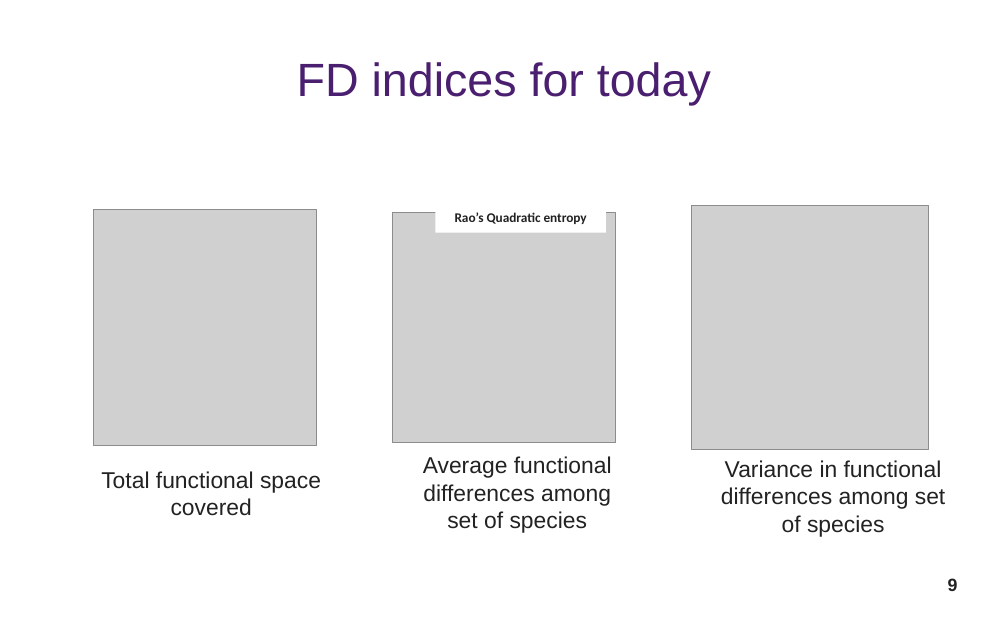
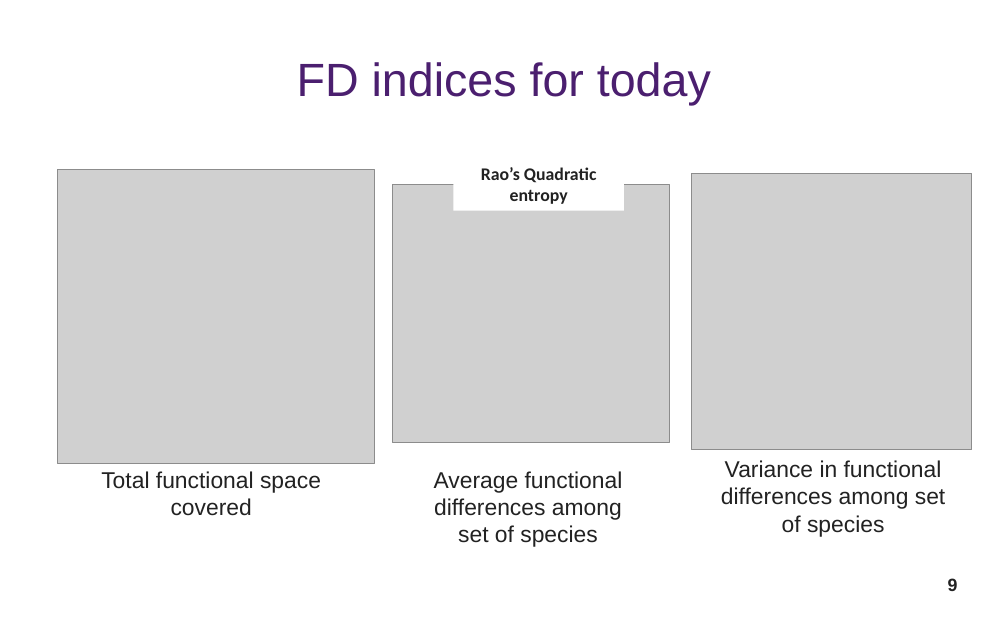
Before and after one commit to Rekyt/biodiversity_facets_tutorial, a slide deck: slide 9 of biodiversity_facets_presentation.odp. Drawn at 1008x630 pixels with LibreOffice and Linux fonts; fonts in the diff are those of the drawing; grey boxes stand for pictures. Boxes give left, top, right and bottom in pixels: in the first picture for what was removed or moved away, otherwise in the second. Text is boxed around its words. In the diff, an @@ line names an element or a change of style, - is before the commit and + after.

```diff
--- a/biodiversity_facets_presentation.odp
+++ b/biodiversity_facets_presentation.odp
@@ picture: place and size @@
-picture at (93,209,316,446)
+picture at (58,169,374,464)
@@ rectangle "Rao’s Quadratic entropy": place and size @@
-rectangle "Rao’s Quadratic entropy" at (435,205,606,232)
+rectangle "Rao’s Quadratic entropy" at (454,158,624,210)
@@ rectangle "Rao’s Quadratic entropy" at (454,158,624,210): size 10.5 to 14 pt @@
@@ picture: place and size @@
-picture at (692,206,929,450)
+picture at (692,173,972,450)
@@ picture: place and size @@
-picture at (392,212,616,443)
+picture at (392,185,670,443)
@@ text "Average functional differences among set ...": place and size @@
-text "Average functional differences among set ..." at (423,456,612,533)
+text "Average functional differences among set ..." at (434,471,623,547)
```
Also in this commit, not shown: 6 other slides changed, 1 other file.
